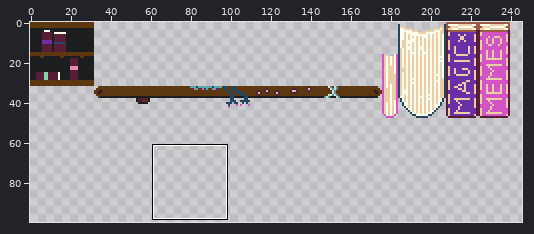
File history of a pixel-art file, assets/Platforms.aseprite. Above: a wide view before the commit, with the close-up outlined.
Close-up. Earlier state:
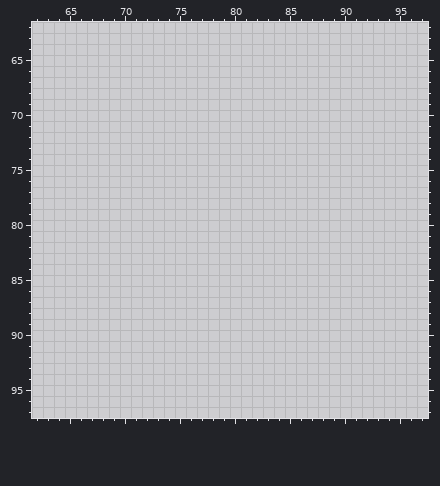
320x320 pixels, 1 frame. Shown: x 62..97, y 62..97. The wide view leaves out empty margins. The commit also changed other parts of the picture, which this record leaves out.
After the commit:
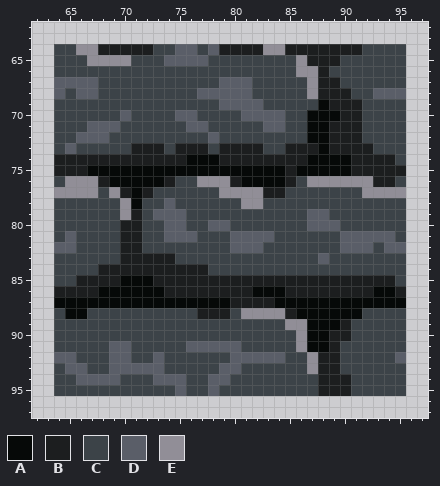
Palette (. is transparent): A #060908  B #1c1e1f  C #3c4348  D #5a5e68  E #918e97
Change:
Changed rows in their new state; - is an unchanged pixel.
first column x 64:
64 CCEEBBBBBCCDDCDBBBBEEBBBBBBBCCCC
65 CCCEEEECCCDDDDCCCCCCCCEBBBCCCCCC
66 CCCCCCCCCCCCCCCCCCCCCCEEBCCCCCCC
67 DDDDCCCCCCCCCCCDDDCCCCCEBBCCCCCC
68 DCDDCCCCCCCCCDDDDDCCCCCEBBBCCDDD
69 CCCCCCCCCCCCCCCDDDDCCCCCABBBCCCC
70 CCCCCCDCCCCDDCCCCDDDDCCAAABBCCCC
71 CCCDDDCCCCCCDDCCCCCDDCCAABBBCCCC
72 CCDDDCCCCCCCCCDCCCCCCCCAABBBCCCC
73 CDCCCCCBBBCBBBCBBBBCCBBBABBBBCCC
74 BBBBBBBBBBBBAAABBBBBBBBAAAABBBBC
75 BBBAAAAAAAAAAAAAAAAAABAAAAABBBBB
76 CEEEBAAAAABCCEEEBAAAABCEEEEEEBBC
77 EEEECEBABCCCCCCEEEEBBCCCCCCCEEEE
78 CCCCCCEACCDCCCCCCEECCCCCCCCCCCCC
79 CCCCCCEBCDDDCCCCCCCCCCCDDCCCCCCC
80 CCCCCCBBCCDDCCDDCCCCCCCDDDCCCCCC
81 CDCCCCBBCCDDDCCCDDDDCCCCCCDDDDDC
82 DDCCCCBBCCCCCCCCDDDCCCCCCCDDDCDD
83 CCCCCCBBBBBCCCCCCCCCCCCCDCCCCCCC
84 CCCCBBBBBBBBBBCCCCCCCCCCCCCCCCCC
85 CCBBBBAAABBBBBBBBBBBBBBBBBBBBBBC
86 BBBBAAAAAABBBBBBBBAAABBBBBBBBAAB
87 AAAAAAAAAAAAAAAABBBBAAAAAAAAAAAA
88 CAACCCCCCCCCCBBBCEEEEBAAAAAACCCC
89 CCCCCCCCCCCCCCCCCCCCCEEAAABCCCCC
90 CCCCCCCCCCCCCCCCCCCCCCEAABBCCCCC
91 CCCCCDDCCCCCDDDDDCCCCCEAABCCCCCC
92 DDCCCDDCCDCCCCCCDDDDDCCEBBCCCCCD
93 CDDCCDDDDDCCCCCDDCCCCCCEBBCCCCCC
94 CCDDDDCCCDDDCCDDCCCCCCCCBBBCCCCC
95 CCCCCCCCCCCDCCDCCCCCCCCCBBBCCCCC
Boxes around the changes in both close-ups, in picture pixels (x1, y1, x2, y2):
added: (54, 44, 406, 396)
